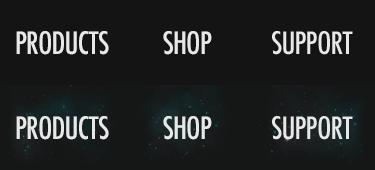
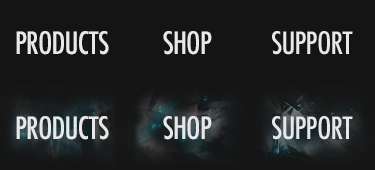
Layer changes from the first 375 × 170 image to the second:
added layer "Layer 9 copy" (50%) above "Layer 9" over (x1=0, y1=85, x2=371, y2=170)
added layer "Layer 7 copy" above "Layer 8" over (x1=5, y1=87, x2=371, y2=166)
hid "Layer 6" over (x1=0, y1=85, x2=371, y2=170)
hid "Layer 5" over (x1=1, y1=85, x2=371, y2=170)
